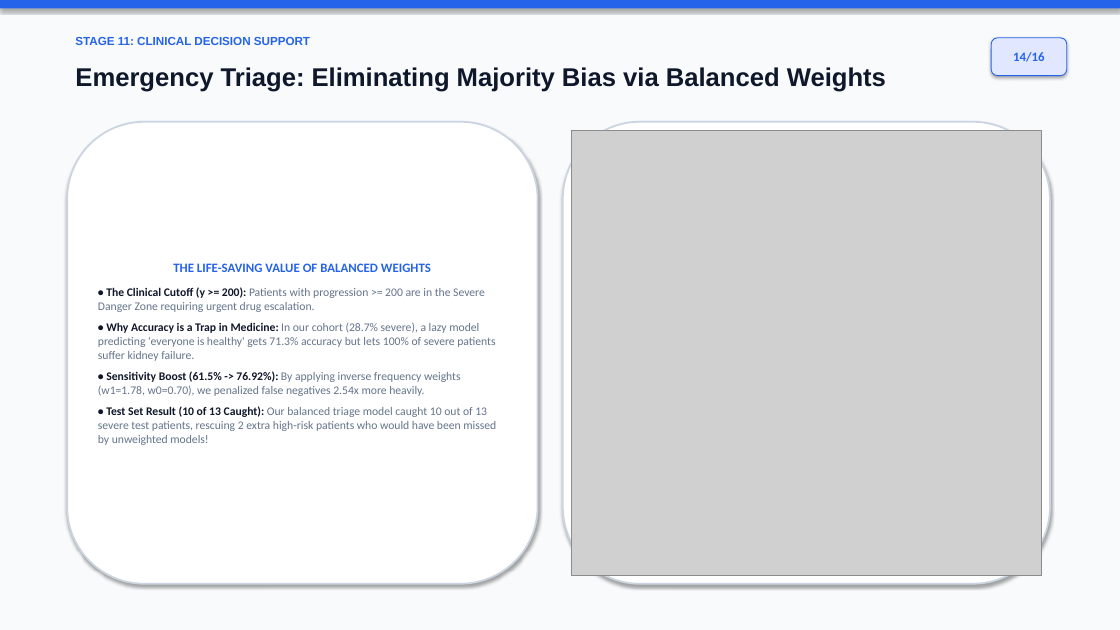
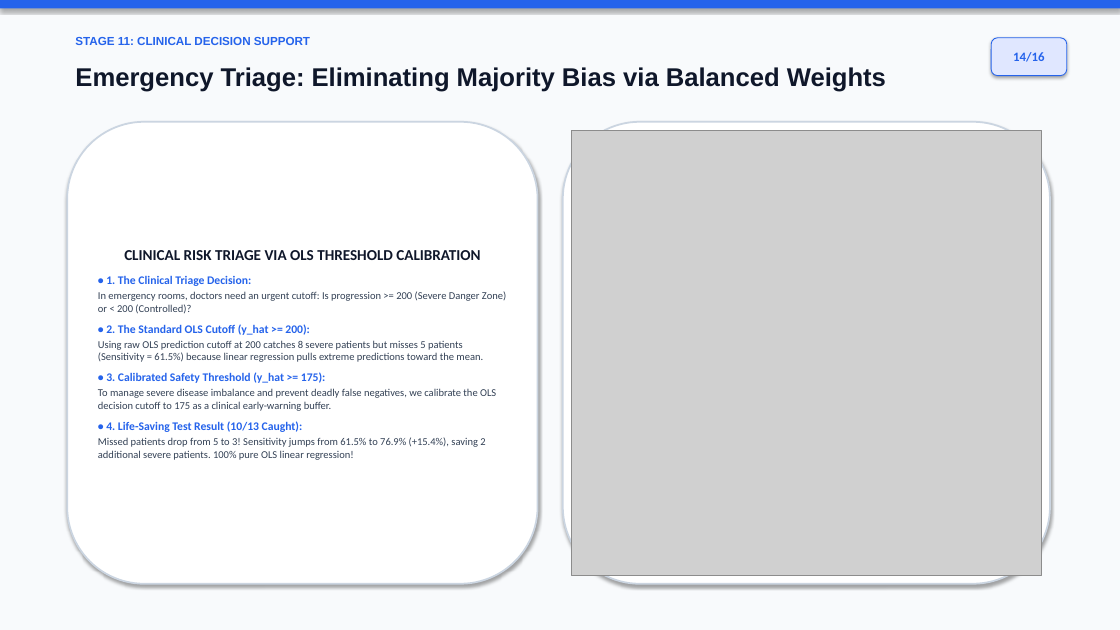
Before and after one commit to darrehanrasool/Lab, a slide deck: slide 14 of 4 Diabetes Progression Prediction/Diabetes_Progression_Conference_Presentation.pptx. Drawn at 1120x630 pixels with LibreOffice and Linux fonts; fonts in the diff are those of the drawing; grey boxes stand for pictures. Boxes give left, top, right and bottom in pixels: in the first picture for what was removed or moved away, otherwise in the second. Text is boxed around its words. In the diff, an @@ line names an element or a change of style, - is before the commit and + after.

Commit message:
Update Figure 12 to 100% Pure OLS Threshold Triage across codebase, presentations and report

```diff
--- a/4 Diabetes Progression Prediction/Diabetes_Progression_Conference_Presentation.pptx
+++ b/4 Diabetes Progression Prediction/Diabetes_Progression_Conference_Presentation.pptx
@@ text in rounded rectangle at (98,250,506,460): text changed; size 10 to 9 pt; text colour #64748B to #334155 @@
-THE LIFE-SAVING VALUE OF BALANCED WEIGHTS
-• The Clinical Cutoff (y >= 200): Patients with progression >= 200 are in the Severe Danger Zone requiring urgent drug escalation.
-• Why Accuracy is a Trap in Medicine: In our cohort (28.7% severe), a lazy model predicting 'everyone is healthy' gets 71.3% accuracy but lets 100% of severe patients suffer kidney failure.
-• Sensitivity Boost (61.5% -> 76.92%): By applying inverse frequency weights (w1=1.78, w0=0.70), we penalized false negatives 2.54x more heavily.
-• Test Set Result (10 of 13 Caught): Our balanced triage model caught 10 out of 13 severe test patients, rescuing 2 extra high-risk patients who would have been missed by unweighted models!
+CLINICAL RISK TRIAGE VIA OLS THRESHOLD CALIBRATION
+• 1. The Clinical Triage Decision:
+In emergency rooms, doctors need an urgent cutoff: Is progression >= 200 (Severe Danger Zone) or < 200 (Controlled)?
+• 2. The Standard OLS Cutoff (y_hat >= 200):
+Using raw OLS prediction cutoff at 200 catches 8 severe patients but misses 5 patients (Sensitivity = 61.5%) because linear regression pulls extreme predictions toward the mean.
+• 3. Calibrated Safety Threshold (y_hat >= 175):
+To manage severe disease imbalance and prevent deadly false negatives, we calibrate the OLS decision cutoff to 175 as a clinical early-warning buffer.
+• 4. Life-Saving Test Result (10/13 Caught):
+Missed patients drop from 5 to 3! Sensitivity jumps from 61.5% to 76.9% (+15.4%), saving 2 additional severe patients. 100% pure OLS linear regression!
```
Also in this commit, not shown: 6 other files.
